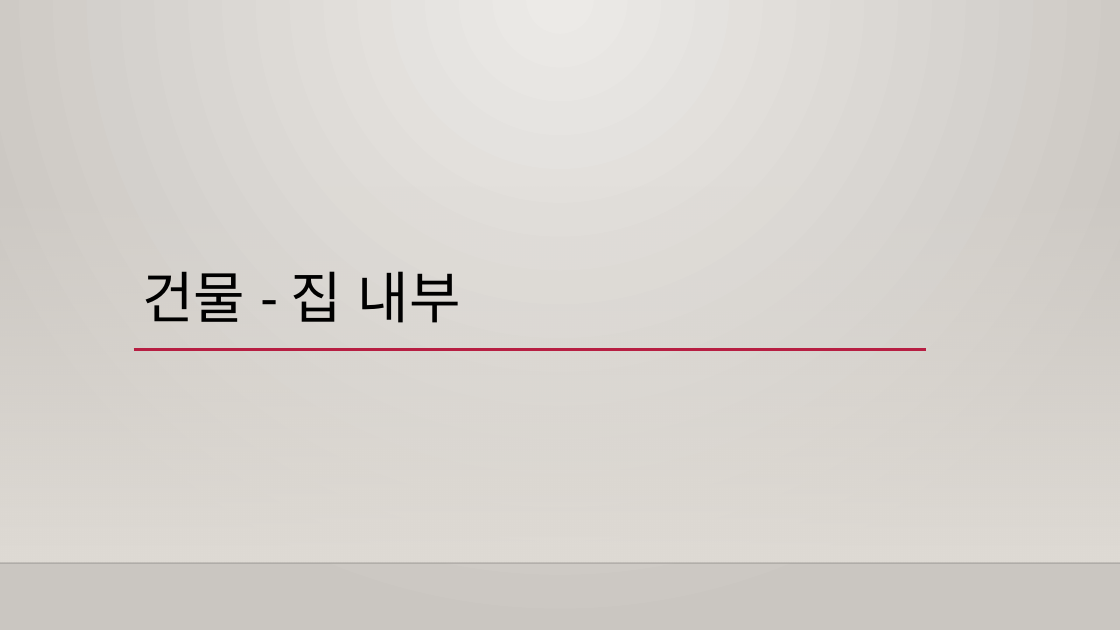
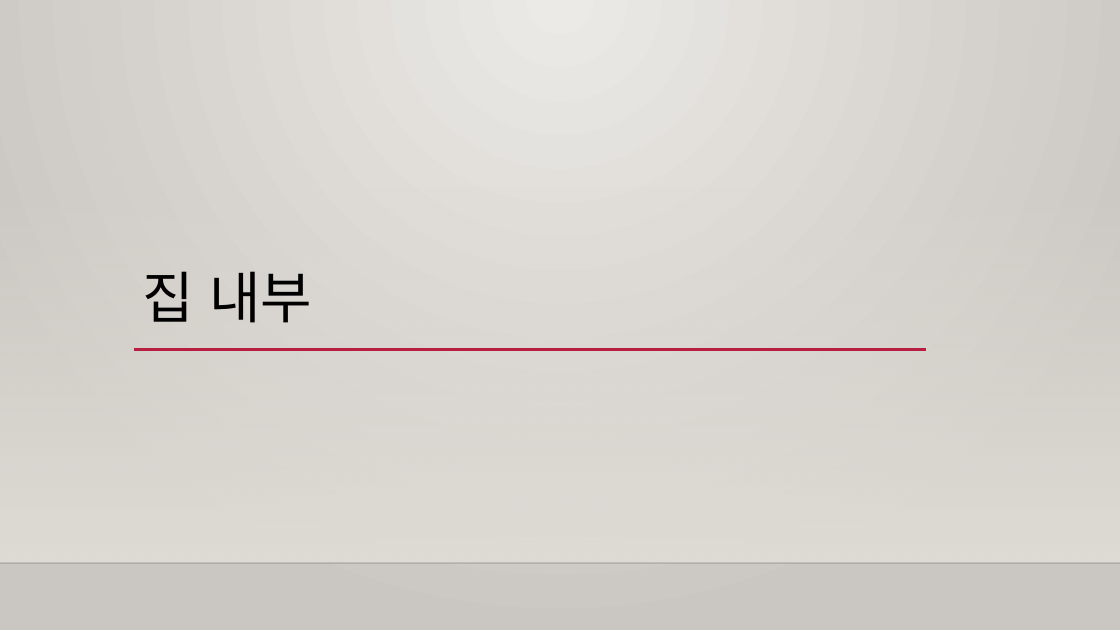
Before and after one commit to Raynia/Alchemist-Diary, a slide deck: slide 24 of Specification/Prototype/프로토타입 기획서.pptx. Drawn at 1120x630 pixels with LibreOffice and Linux fonts; fonts in the diff are those of the drawing; background and template pictures are left out. Boxes give left, top, right and bottom in pixels: in the first picture for what was removed or moved away, otherwise in the second. Text is boxed around its words. In the diff, an @@ line names an element or a change of style, - is before the commit and + after.

```diff
--- a/Specification/Prototype/프로토타입 기획서.pptx
+++ b/Specification/Prototype/프로토타입 기획서.pptx
@@ title at [142, 271, 312, 323]: text changed @@
-건물 - 집 내부
+집 내부
```
Also in this commit, not shown: 1 other slide changed, 5 other files.
